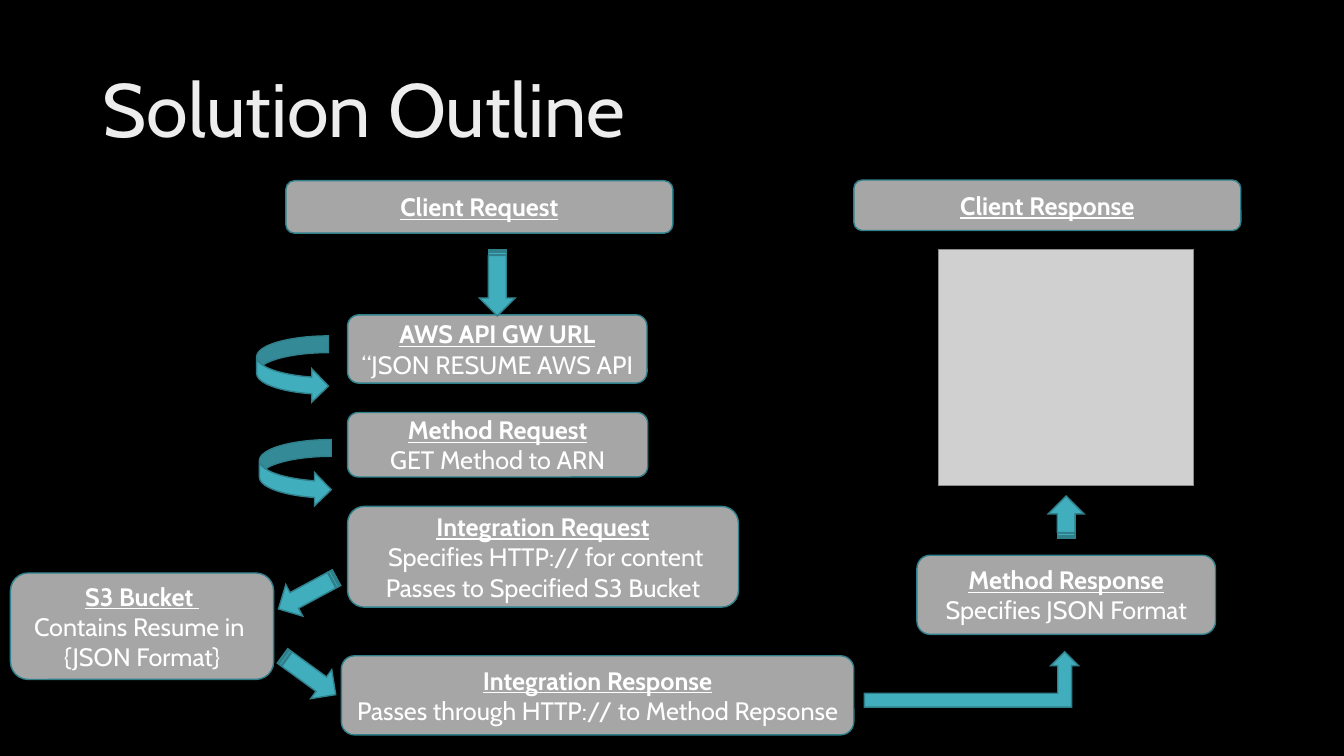
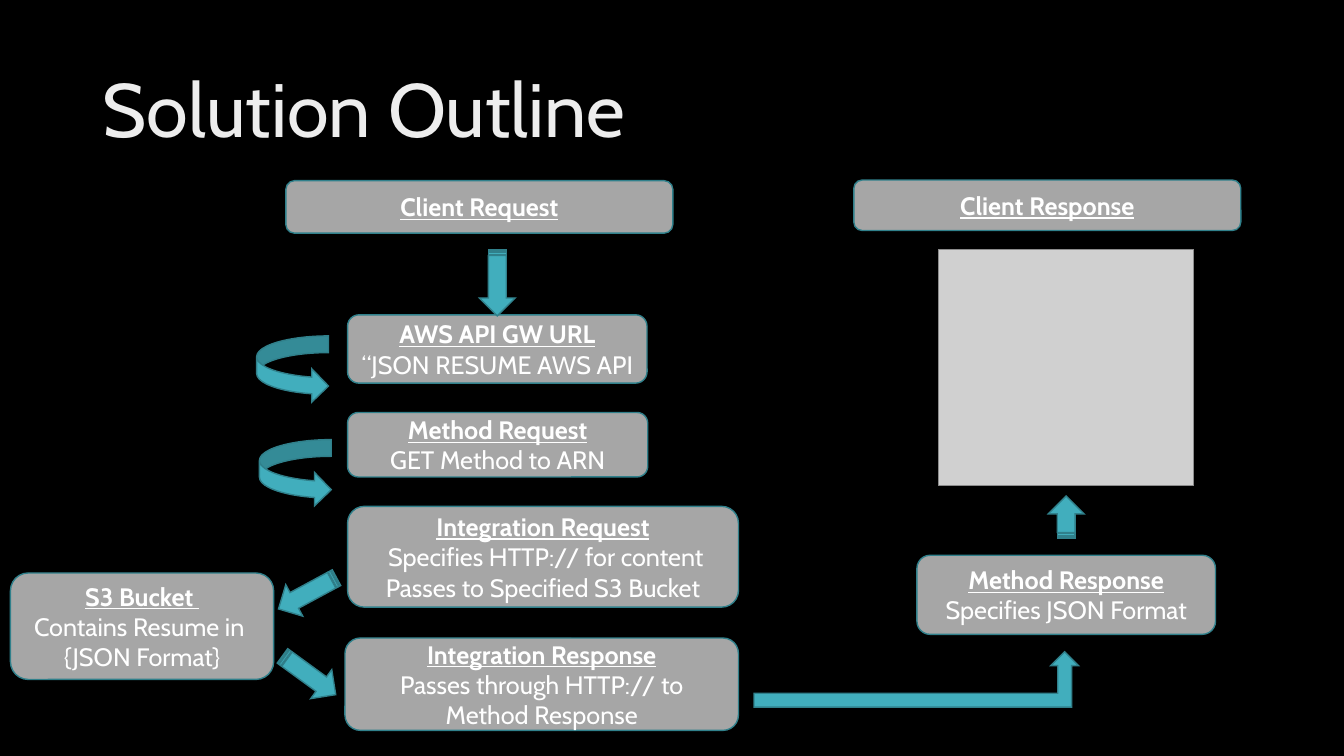
Before and after one commit to djherd/ProjectUnicorn, a slide deck: slide 6 of Doug Herd Project Presentation.pptx. Drawn at 1344x756 pixels with LibreOffice and Linux fonts; fonts in the diff are those of the drawing; grey boxes stand for pictures; background and template pictures are left out. Boxes give left, top, right and bottom in pixels: in the first picture for what was removed or moved away, otherwise in the second. Text is boxed around its words. In the diff, an @@ line names an element or a change of style, - is before the commit and + after.

```diff
--- a/Doug Herd Project Presentation.pptx
+++ b/Doug Herd Project Presentation.pptx
@@ rounded rectangle "Integration Response": place and size @@
-rounded rectangle "Integration Response" at (342,656,854,735)
+rounded rectangle "Integration Response" at (345,638,738,731)
@@ bent up arrow: place and size @@
-bent up arrow at (864,652,1079,708)
+bent up arrow at (754,652,1079,708)
@@ text in rounded rectangle at (400,675,683,730): text changed @@
-Passes through HTTP:// to Method Repsonse
+Passes through HTTP:// to Method Response
```
Also in this commit, not shown: 1 other file.
